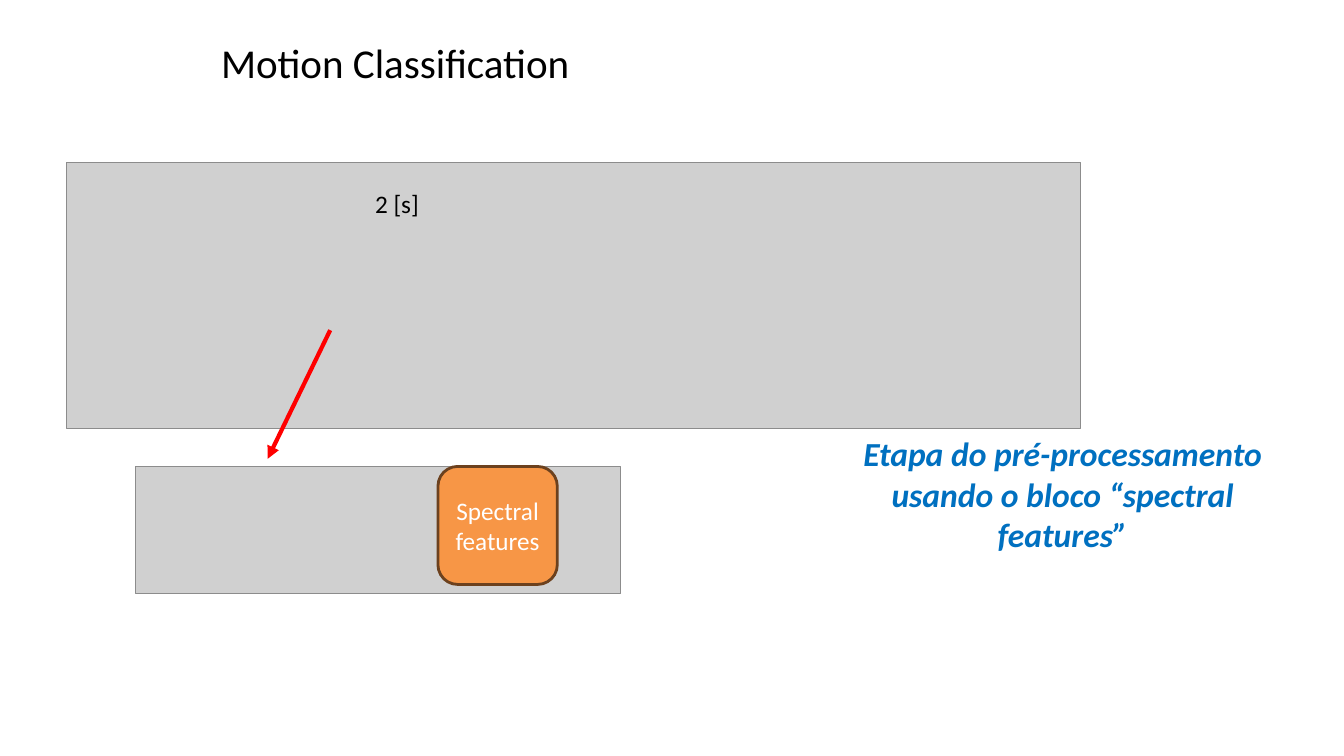
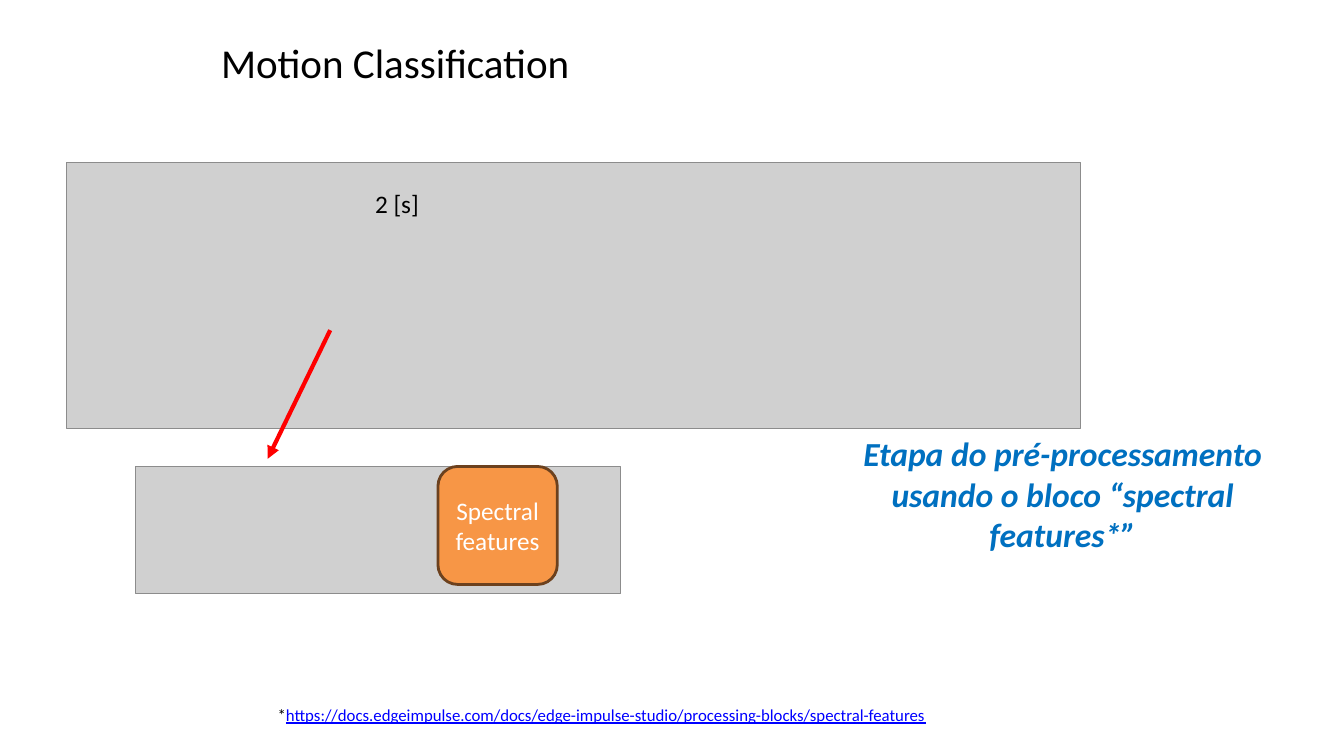
Before and after one commit to zz4fap/tp557-iot-ml, a slide deck: slide 19 of slides/TP557_15_classificação de movimentos.pptx. Drawn at 1344x756 pixels with LibreOffice and Linux fonts; fonts in the diff are those of the drawing; grey boxes stand for pictures; background and template pictures are left out. Boxes give left, top, right and bottom in pixels: in the first picture for what was removed or moved away, otherwise in the second. Text is boxed around its words. In the diff, an @@ line names an element or a change of style, - is before the commit and + after.

```diff
--- a/slides/TP557_15_classificação de movimentos.pptx
+++ b/slides/TP557_15_classificação de movimentos.pptx
@@ text at box(863, 442, 1262, 551): text changed @@
-Etapa do pré-processamento usando o bloco “spectral features”
+Etapa do pré-processamento usando o bloco “spectral features*”
@@ text added at box(278, 709, 925, 724), 12 pt, text #0000FF, underline @@
+*https://docs.edgeimpulse.com/docs/edge-impulse-studio/processing-blocks/spectral-features
```
Also in this commit, not shown: 6 other slides changed, 1 other file.
